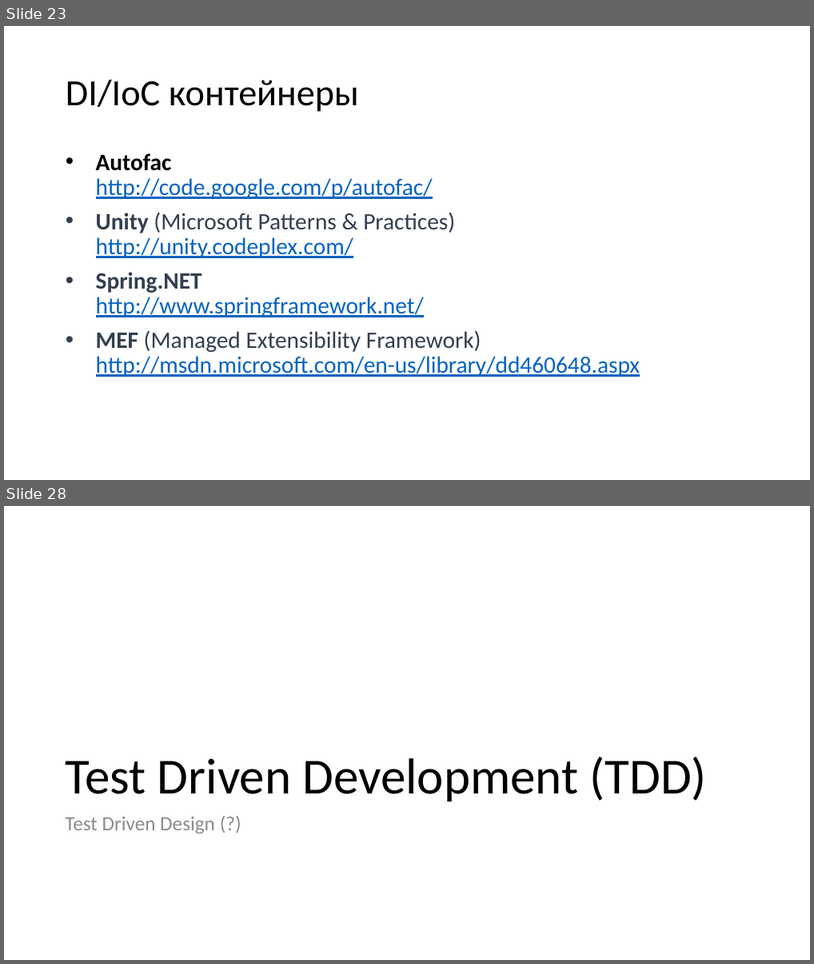
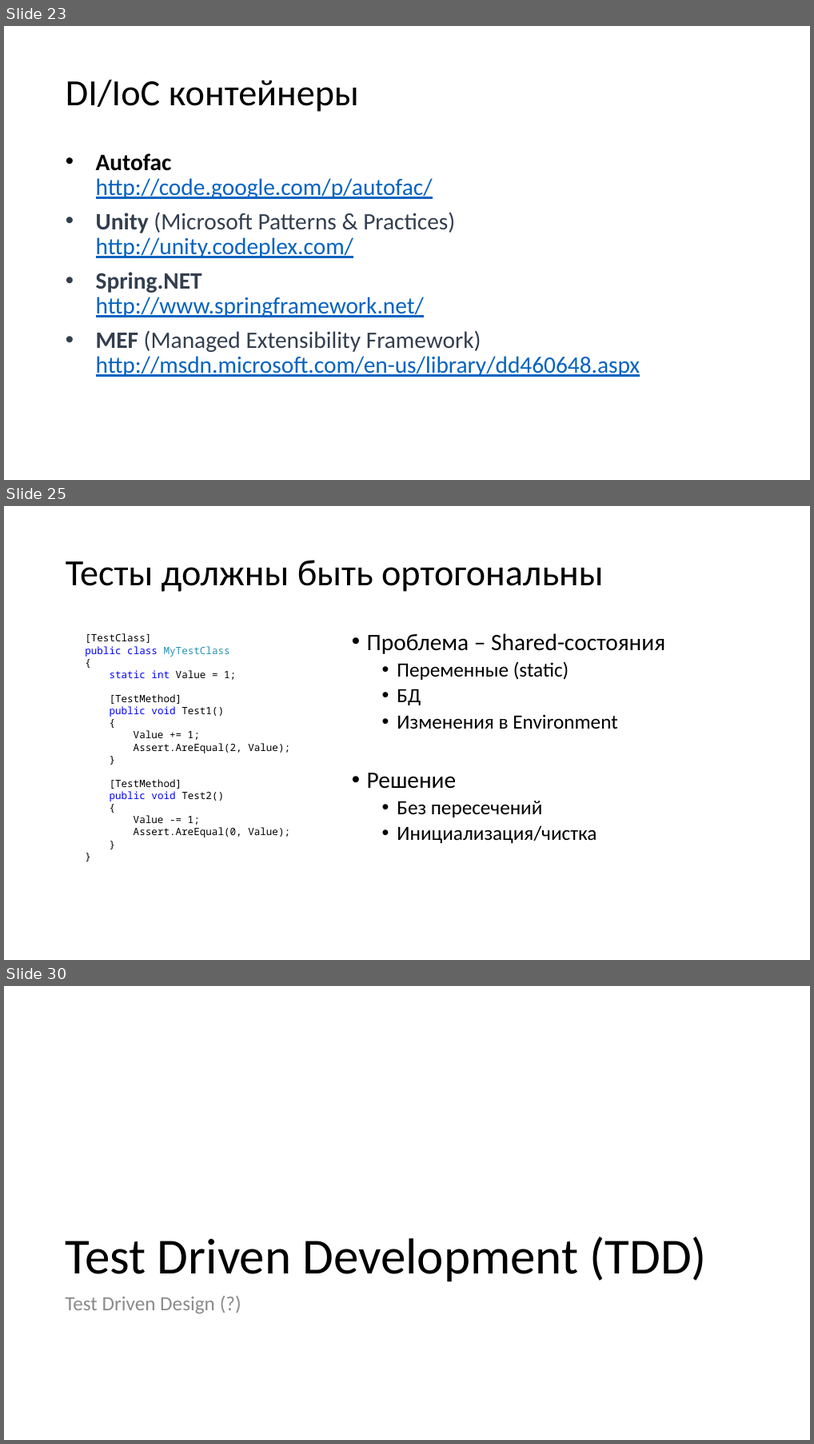
Before and after one commit to MihailRomanov/DevTools_Course, a slide deck: Lections/03_Unit_tests.pptx. Shown one above the other, each under a label of ours: slides 23 and 28 before the commit, slides 23, 25 and 30 after it; the slides between them are not shown. The pictures are 814x964 and 814x1444 pixels, drawn with LibreOffice and Linux fonts; fonts in the diff are those of the drawing. Boxes give left, top, right and bottom in pixels: in the first picture for what was removed or moved away, otherwise in the second. Text is boxed around its words. In the diff, an @@ line names an element or a change of style, - is before the commit and + after.

```diff
--- a/Lections/03_Unit_tests.pptx
+++ b/Lections/03_Unit_tests.pptx
@@ slide 25 added at (4,506,810,960), background #FFFFFF @@
@@ title added at (66,560,604,592), 44 pt, text #000000 @@
+Тесты должны быть ортогональны
@@ text added at (85,633,290,837), 12 pt, text #000000 @@
+[TestClass]
+public class MyTestClass
+{
+static int Value = 1;
+[TestMethod]
+public void Test1()
+{
+Value += 1;
+Assert.AreEqual(2, Value);
+}
+[TestMethod]
+public void Test2()
+{
+Value -= 1;
+Assert.AreEqual(0, Value);
+}
+}
@@ text added at (367,633,666,843), 24 pt, text #000000 @@
+• Проблема – Shared-состояния
+  • Переменные (static)
+  • БД
+  • Изменения в Environment
+• Решение
+  • Без пересечений
+  • Инициализация/чистка
@@ what was slide 28 is now slide 30 @@
```
Also in this commit, not shown: 1 slide changed, 12 other slides added, 5 other files.
